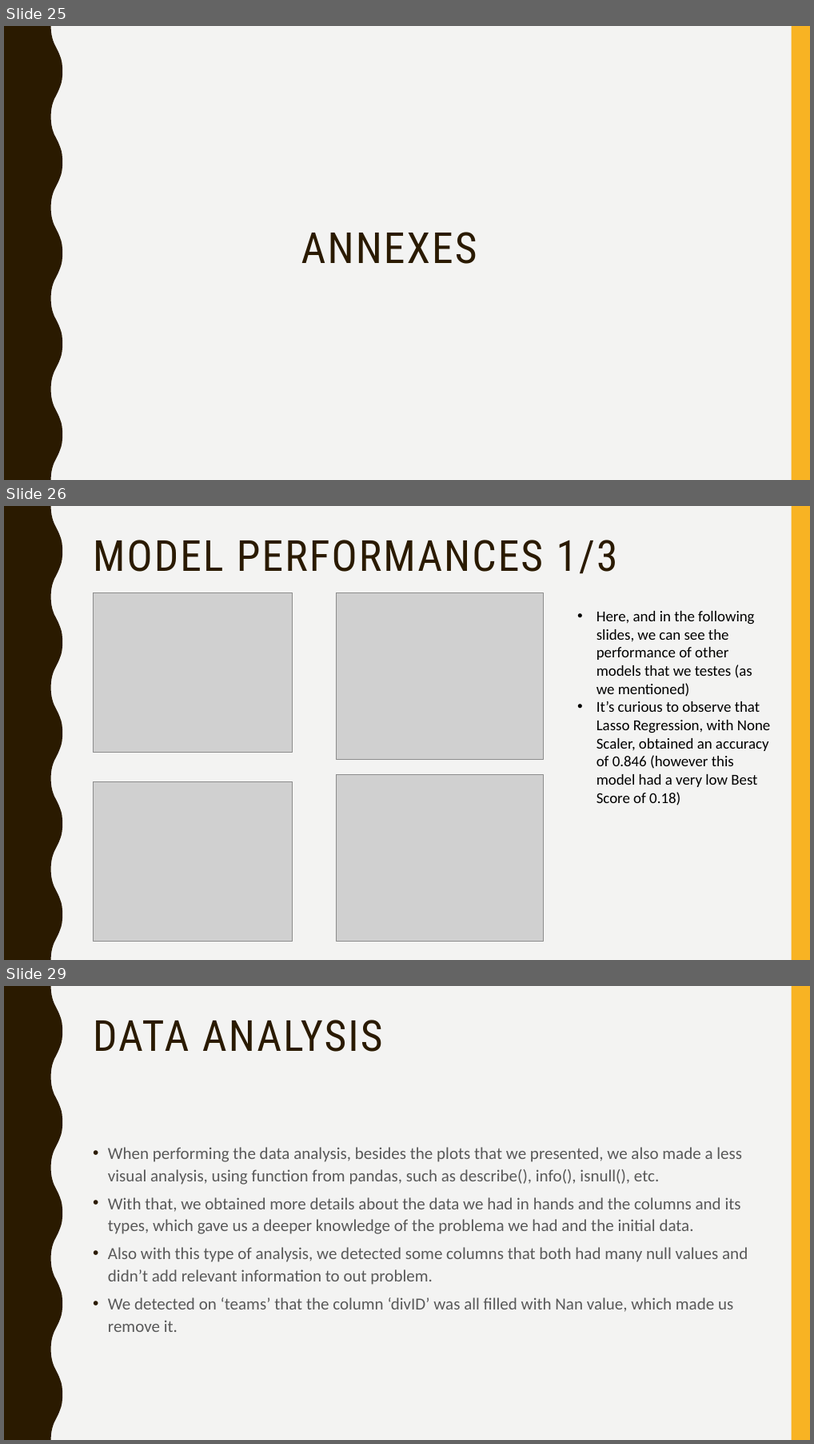
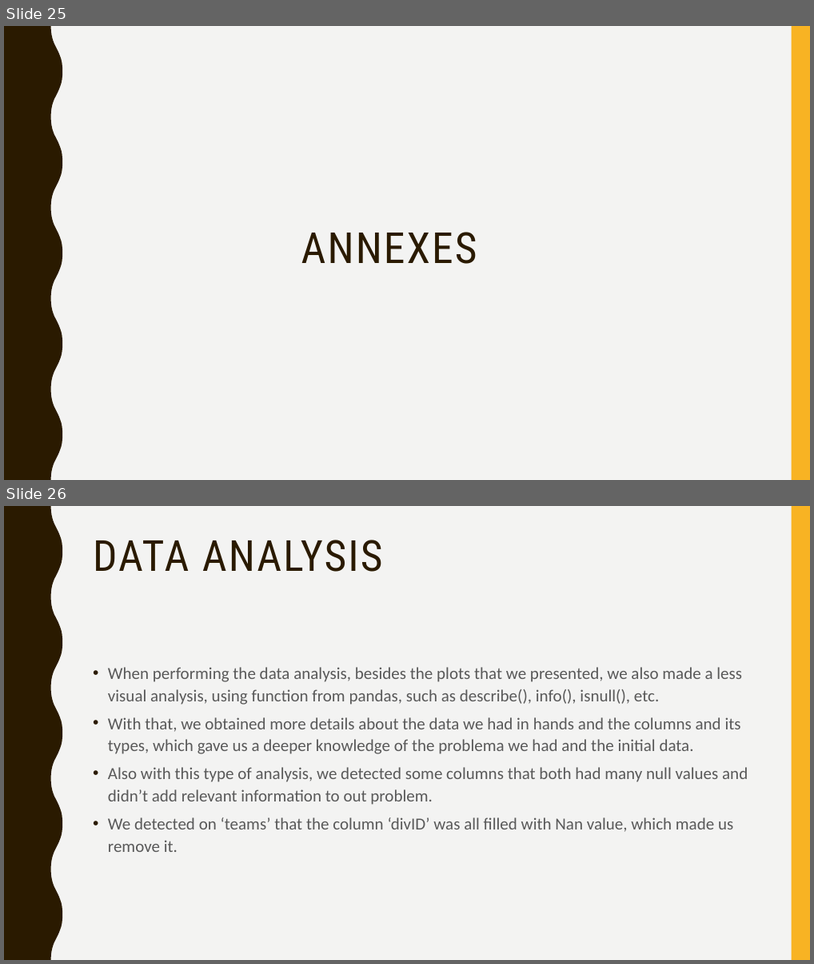
Before and after one commit to afs202005277/AC, a slide deck: ppt projeto.pptx. Shown one above the other, each under a label of ours: slides 25, 26 and 29 before the commit, slides 25 and 26 after it; the slides between them are not shown. The pictures are 814x1444 and 814x964 pixels, drawn with LibreOffice and Linux fonts; fonts in the diff are those of the drawing; grey boxes stand for pictures. Boxes give left, top, right and bottom in pixels: in the first picture for what was removed or moved away, otherwise in the second. Text is boxed around its words. In the diff, an @@ line names an element or a change of style, - is before the commit and + after.

```diff
--- a/ppt projeto.pptx
+++ b/ppt projeto.pptx
@@ slide 26 removed at [4,506,810,960], background #F3F3F2; not listed: 2 template elements that a slide beside it also shows @@
@@ title removed at [93,540,618,574] @@
-MODEL PERFORMANCES 1/3
@@ picture removed at [94,593,293,752] @@
@@ picture removed at [336,593,544,759] @@
@@ text removed at [597,611,770,805] @@
-• Here, and in the following slides, we can see the performance of other models that we testes (as we mentioned)
-• It’s curious to observe that Lasso Regression, with None Scaler, obtained an accuracy of 0.846 (however this model had a very low Best Score of 0.18)
@@ picture removed at [94,781,293,940] @@
@@ picture removed at [336,775,544,940] @@
@@ what was slide 29 is now slide 26 @@
```
Also in this commit, not shown: 3 slides changed, 6 slides added, 12 other slides removed.
